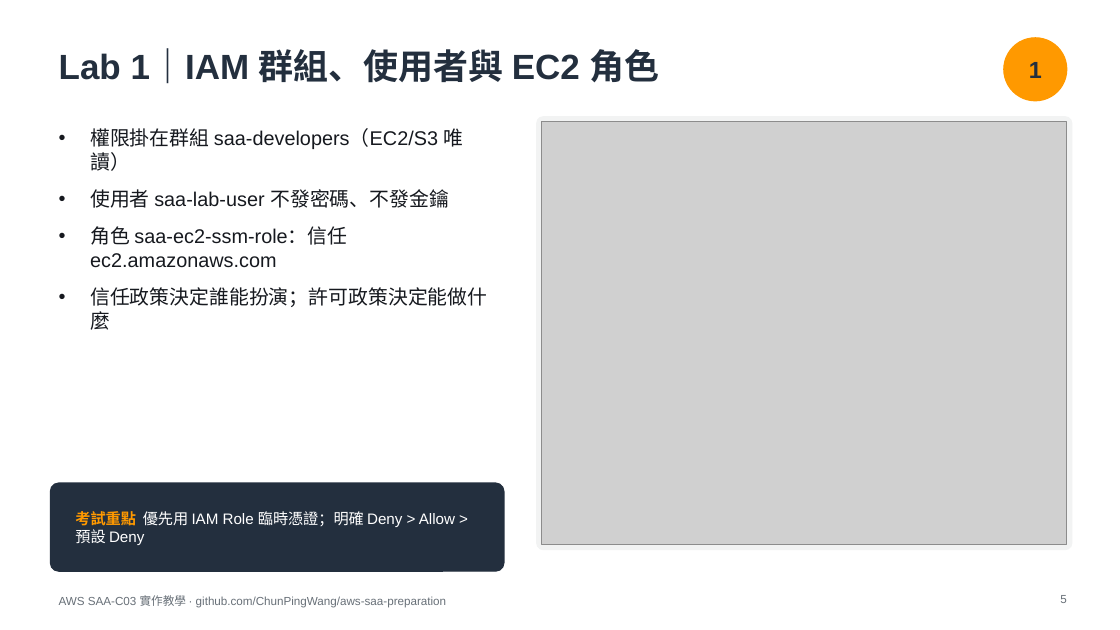
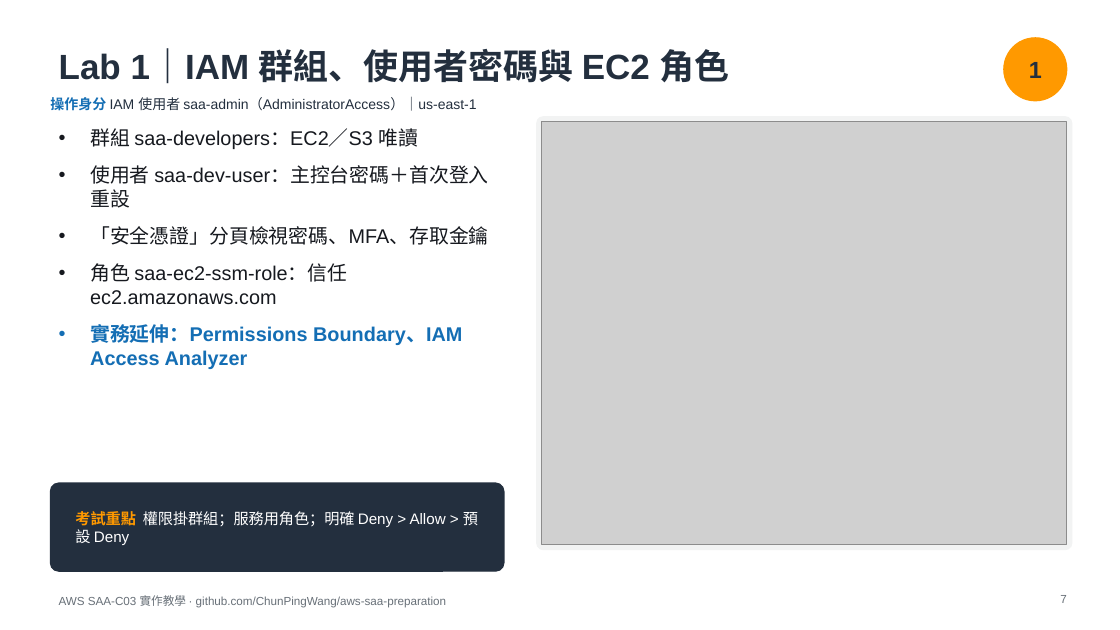
Before and after one commit to ChunPingWang/aws-saa-preparation, a slide deck: slide 7 of slides/aws-saa-c03-hands-on.pptx (slide 5 before the commit). Drawn at 1120x630 pixels with LibreOffice and Linux fonts; fonts in the diff are those of the drawing; grey boxes stand for pictures. Boxes give left, top, right and bottom in pixels: in the first picture for what was removed or moved away, otherwise in the second. Text is boxed around its words. In the diff, an @@ line names an element or a change of style, - is before the commit and + after.

Commit message:
v2: slides — identity chips, Lab 0, access comparison, CIDR, Regional/Zonal, practical extensions

```diff
--- a/slides/aws-saa-c03-hands-on.pptx
+++ b/slides/aws-saa-c03-hands-on.pptx
@@ title at (59,49,730,84): text changed @@
-Lab 1｜IAM 群組、使用者與 EC2 角色
+Lab 1｜IAM 群組、使用者密碼與 EC2 角色
@@ text added at (50,97,476,111), 12 pt, text #232F3E @@
+操作身分 IAM 使用者 saa-admin（AdministratorAccess）｜us-east-1
@@ text at (90,128,489,245): text changed @@
-• 權限掛在群組 saa-developers（EC2/S3 唯讀）
-• 使用者 saa-lab-user 不發密碼、不發金鑰
+• 群組 saa-developers：EC2／S3 唯讀
+• 使用者 saa-dev-user：主控台密碼＋首次登入重設
+• 「安全憑證」分頁檢視密碼、MFA、存取金鑰
@@ text at (90,324,462,369): text changed; text colour #16191F to #146EB4; bold on @@
-• 信任政策決定誰能扮演；許可政策決定能做什麼
+• 實務延伸：Permissions Boundary、IAM Access Analyzer
@@ text at (75,511,478,545): text changed @@
-考試重點 優先用 IAM Role 臨時憑證；明確 Deny > Allow > 預設 Deny
+考試重點 權限掛群組；服務用角色；明確 Deny > Allow > 預設 Deny
@@ page number at (1060,595,1066,603): text changed @@
-5
+7
```
Also in this commit, not shown: 13 other slides changed, 4 slides added.
